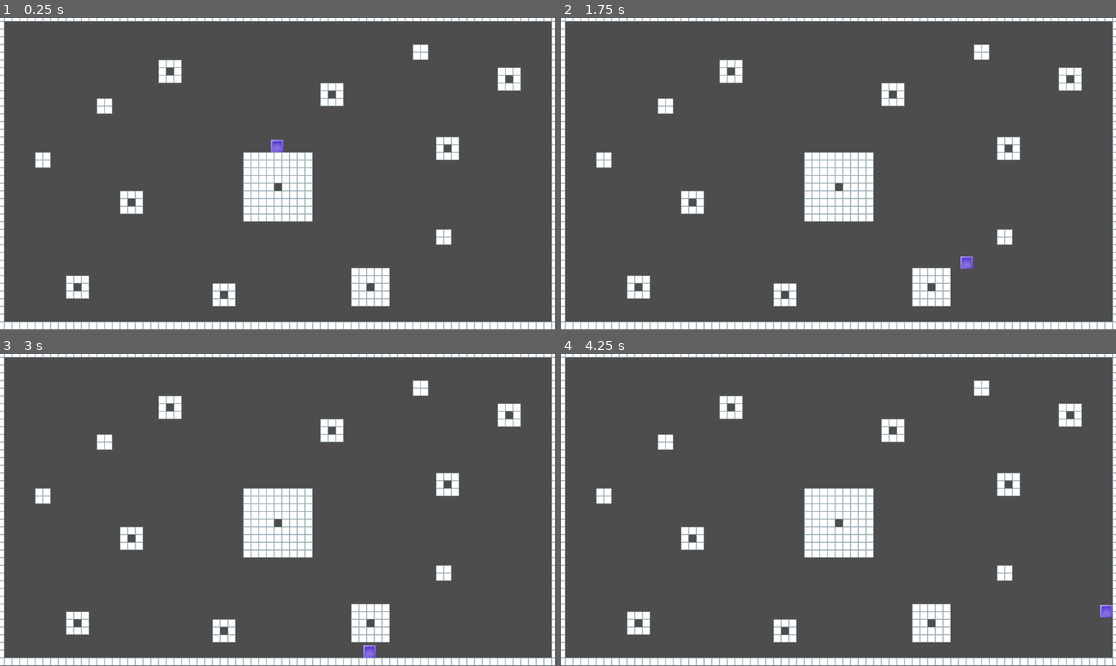
Above: before the commit, frames 1-4 (two rows, left to right).
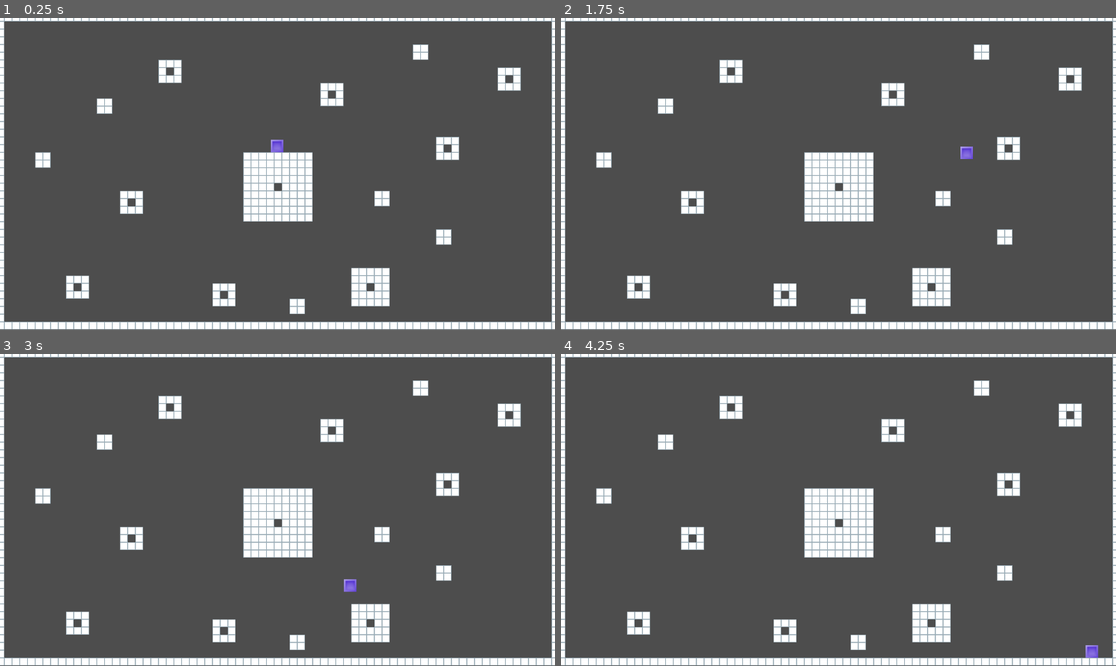
Above: after the commit, the same moments.

Repository: gerdmuehlberger/animan
Game: Godot game, scene res://main.tscn
Two runs of this game, one before a commit and one after it. Both use one fixed random seed, a clock stepped at 60 frames per second and the inputs below.
Inputs:
- Up to frame 1 (0.25 s): no input
- Up to frame 2 (1.75 s): tap Enter (ui_accept) at 0.5, 0.77, 1.52 s; hold Right (ui_right) from 0.53 s (still down)
- Up to frame 3 (3 s): release Right (ui_right) at 2.03 s; hold Left (ui_left) 2.03-2.78 s; hold Right (ui_right) from 2.78 s (still down)
- Up to frame 4 (4.25 s): keep holding Right (ui_right); tap Enter (ui_accept) at 3.02, 3.77 s

The runs differ from the first frame. In frame 1, 0.3% of the frame differs, in the area x 52-71%, y 55-95%; in frame 2, 0.5%; in frame 3, 0.5%, in the area x 52-71%, y 55-98%; in frame 4, 0.5%.

Commit message:
test commit

Diff:
--- a/main.tscn
+++ b/main.tscn
@@ -32,4 +32,4 @@
 position = Vector2(-7, 519)
 tile_set = SubResource("TileSet_t0k75")
 format = 2
-layer_0/tile_data = PackedInt32Array(196608, 0, 0, 131072, 0 …(5911 unchanged characters)… 54, 0, 0, -1834953, 0, 0, -1900489, 0, 0)
+layer_0/tile_data = PackedInt32Array(196608, 0, 0, 131072, 0 …(5911 unchanged characters)… 54, 0, 0, -1834953, 0, 0, -1900489, 0, 0, -655311, 0, 0, -589775, 0, 0, -589774, 0, 0, -655310, 0, 0, 262182, 0, 0, 262183, 0, 0, 327719, 0, 0, 327718, 0, 0)
